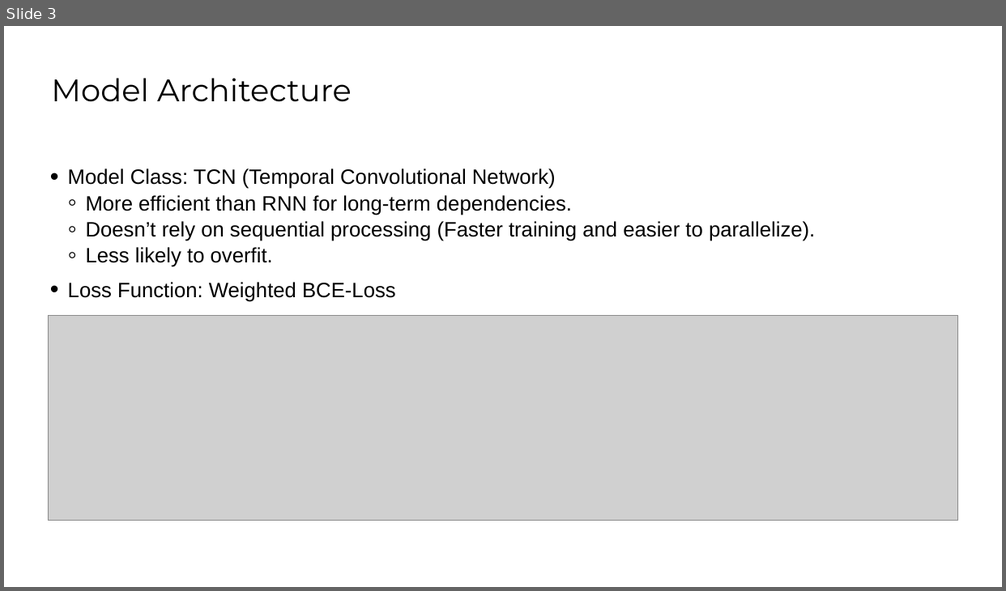
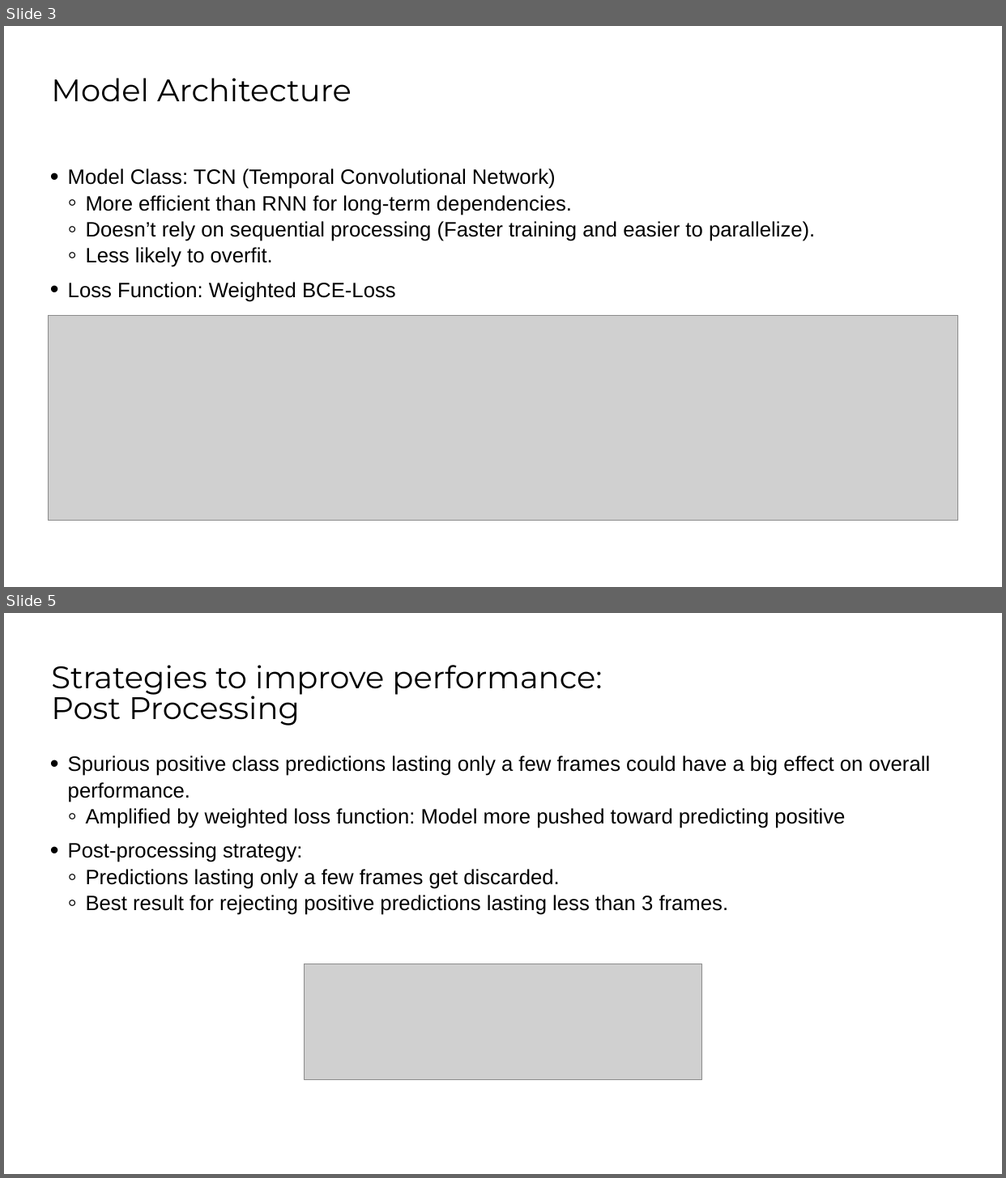
Before and after one commit to TJonasT/Project-MLCP-JKU-2025S, a slide deck: 4_challenge/MLPC2025_team-observe_task-04-classification_presentation.pptx. Shown one above the other, each under a label of ours: slide 3 before the commit, slides 3 and 5 after it; the slides between them are not shown. The pictures are 1006x591 and 1006x1178 pixels, drawn with LibreOffice and Linux fonts; fonts in the diff are those of the drawing; grey boxes stand for pictures; background and template pictures are left out. Boxes give left, top, right and bottom in pixels: in the first picture for what was removed or moved away, otherwise in the second. Text is boxed around its words. In the diff, an @@ line names an element or a change of style, - is before the commit and + after.

```diff
--- a/4_challenge/MLPC2025_team-observe_task-04-classification_presentation.pptx
+++ b/4_challenge/MLPC2025_team-observe_task-04-classification_presentation.pptx
@@ slide 5 added at bbox=[4, 613, 1002, 1174], background #FFFFFF @@
@@ title added at bbox=[51, 665, 602, 726], 30 pt, text #000000 @@
+Strategies to improve performance:
+Post Processing
@@ text added at bbox=[68, 756, 931, 915], 20 pt, text #000000 @@
+• Spurious positive class predictions lasting only a few frames could have a big effect on overall performance.
+  ◦ Amplified by weighted loss function: Model more pushed toward predicting positive
+• Post-processing strategy:
+  ◦ Predictions lasting only a few frames get discarded.
+  ◦ Best result for rejecting positive predictions lasting less than 3 frames.
@@ picture added at bbox=[305, 964, 701, 1080] @@
```
Also in this commit, not shown: 3 other slides added, 1 slide removed.
